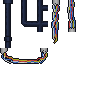
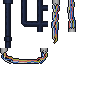
Before/after of a 100 x 100 layered artwork. What changed in the layer stack:
painted on "Layer 1" over [4, 0, 74, 62]
